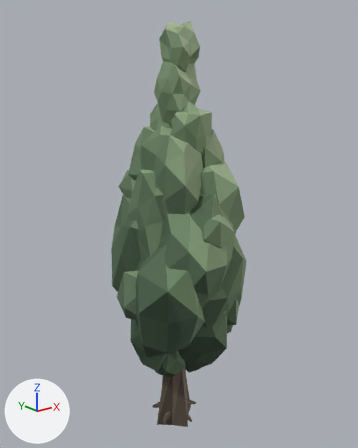
What one commit did to the glTF model examples/generated/harvest-frontier-trees/broadleaf-column-flame.glb.
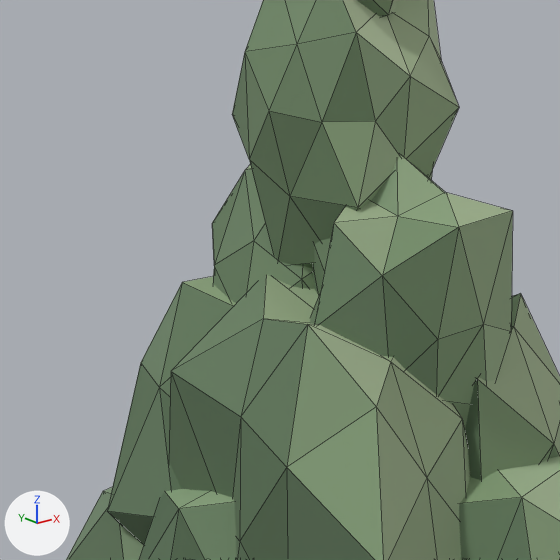
Old and new are each drawn whole from a 50 mm camera at (-6.04, -7.74, 7.79) aimed at (0.13, -0.03, 4.7) and again close up on the part from 30% to 62% of the width and 15% to 41% of the height. Lighting does not change. The marker at lower left points along +X, +Y and +Z. The first two pictures are the older version. The close-ups show mesh edges as thin lines. Where no turn or scale is listed for an object, it has been applied to the vertices. Vertices at exactly the same position are counted once.

Names of what the first close-up shows: 'canopy'.
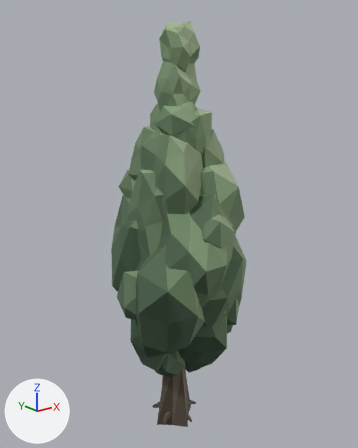
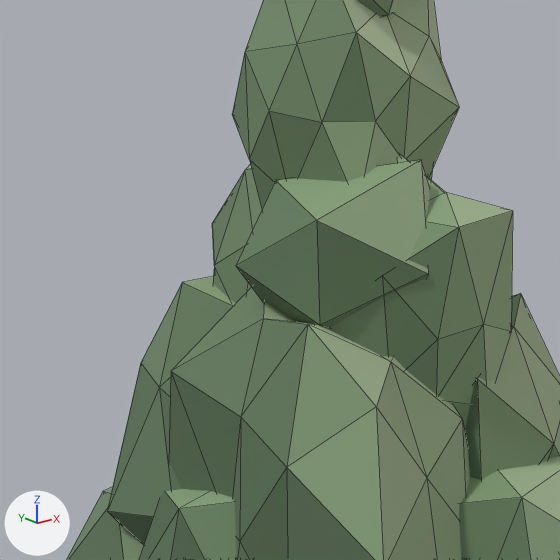
Location of each change, [x1, y1, x2, y2] in pixels of the close-ups (560 x 560 px):
part 1 of me_mesh_1, added (green)
    after: [236, 160, 429, 328]

The change, as a diff of the scene's bpy script:
```diff
--- a/examples/generated/harvest-frontier-trees/broadleaf-column-flame.glb.py
+++ b/examples/generated/harvest-frontier-trees/broadleaf-column-flame.glb.py
@@ me_mesh_1 @@
 # used by ob_canopy; location = (0.0, 0.0, 0.0)
-me_mesh_1.from_pydata(...)  # 954 vertices, 1800 faces; spans x -1.52..1.52, y -1.53..1.36, z 1.08..8.63
+me_mesh_1.from_pydata(...)  # 990 vertices, 1860 faces; spans x -1.52..1.52, y -1.53..1.36, z 1.08..8.63
+# me_mesh_1 part 1
+# 12 vertices are added at x -0.55..0.25, y -0.75..0.02, z 6.49..7.21
+# 20 new faces join them
+# other edits to the shape of me_mesh_1 do not show in these pictures
 me_mesh_1.materials.append(mat_hf_tree_foliage)
```
